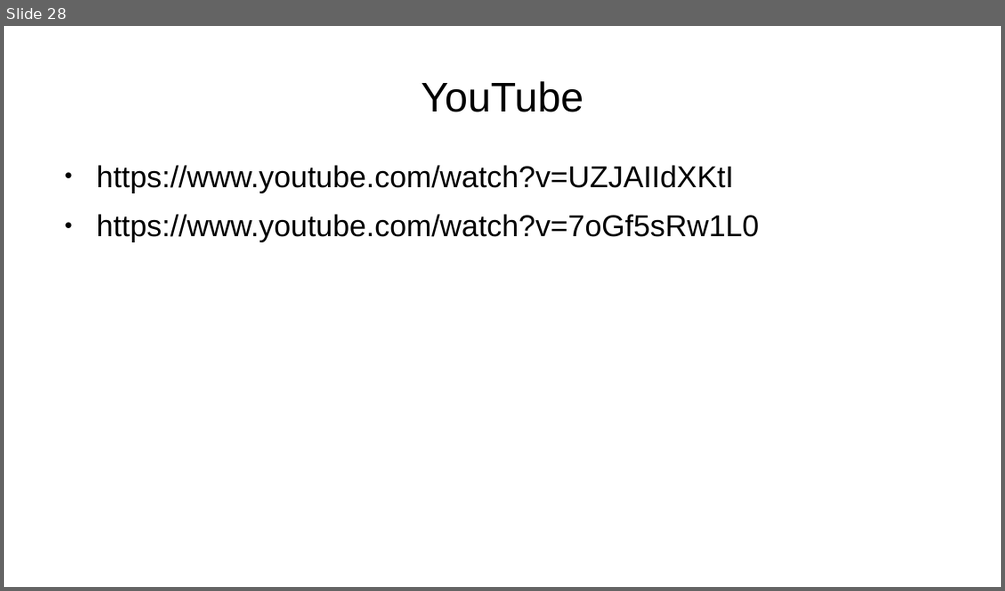
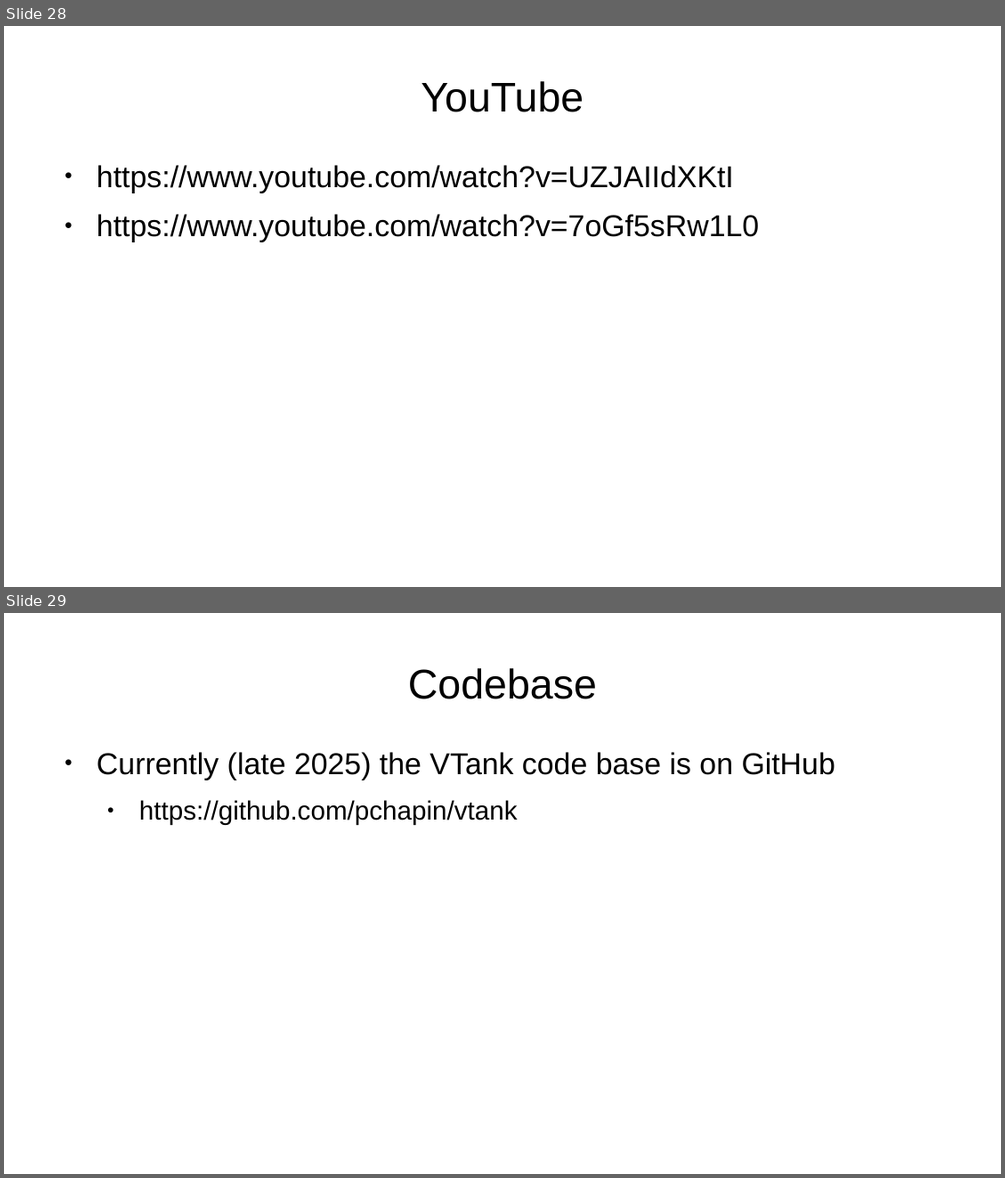
Before and after one commit to pchapin/vtank, a slide deck: Docs/Presentations/VTank-Project.odp. Shown one above the other, each under a label of ours: slide 28 before the commit, slides 28 and 29 after it. The pictures are 1005x591 and 1005x1178 pixels, drawn with LibreOffice and Linux fonts; fonts in the diff are those of the drawing. Boxes give left, top, right and bottom in pixels: in the first picture for what was removed or moved away, otherwise in the second. Text is boxed around its words. In the diff, an @@ line names an element or a change of style, - is before the commit and + after.

Commit message:
Added link to GitHub repository in VTank presentation.

```diff
--- a/Docs/Presentations/VTank-Project.odp
+++ b/Docs/Presentations/VTank-Project.odp
@@ slide 29 added at [4,613,1001,1174], background #FFFFFF @@
@@ title added at [408,668,597,699], 33 pt, text #000000 @@
+Codebase
@@ text added at [97,752,835,825], 24 pt, text #000000 @@
+● Currently (late 2025) the VTank code base is on GitHub
+  ● https://github.com/pchapin/vtank
```
